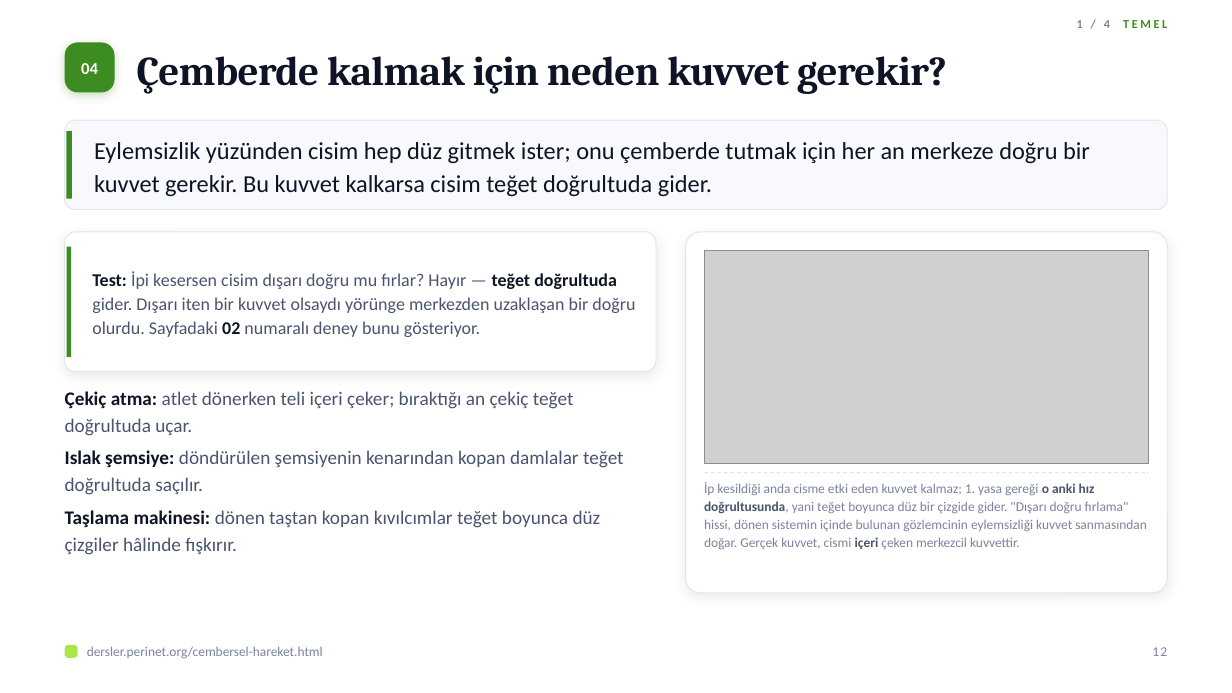
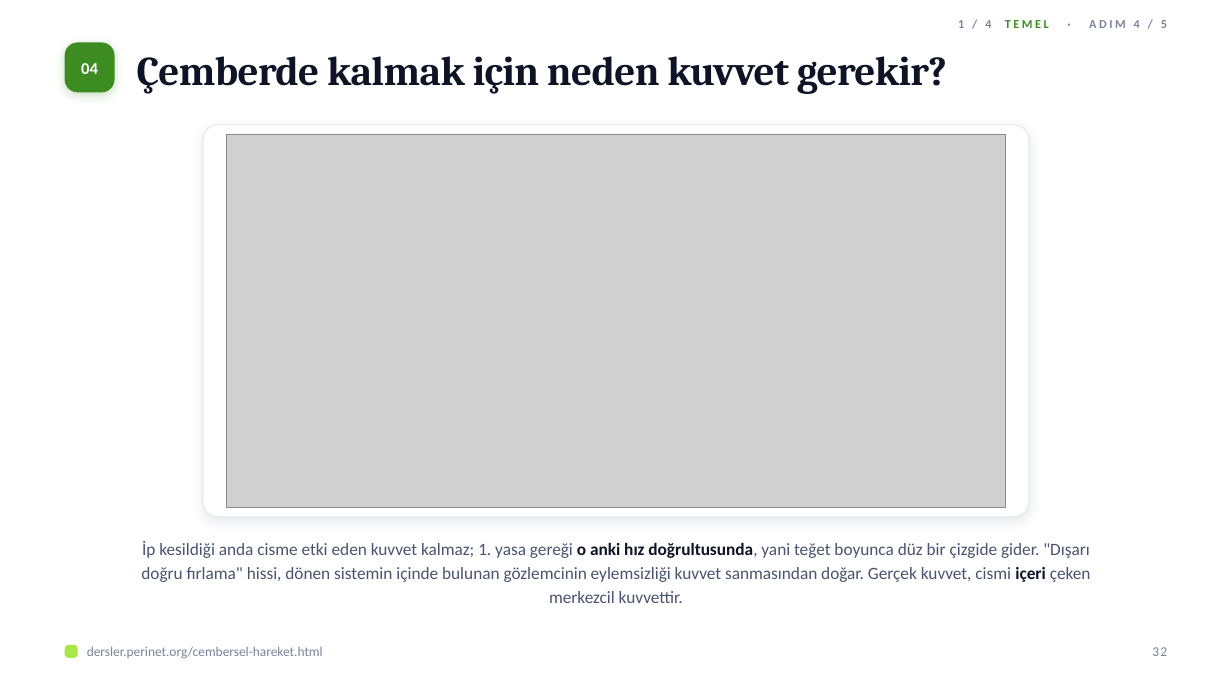
Before and after one commit to elestirmen/dersler, a slide deck: slide 32 of dist/sunum/cembersel-hareket.pptx (slide 12 before the commit). Drawn at 1232x693 pixels with LibreOffice and Linux fonts; fonts in the diff are those of the drawing; grey boxes stand for pictures. Boxes give left, top, right and bottom in pixels: in the first picture for what was removed or moved away, otherwise in the second. Text is boxed around its words. In the diff, an @@ line names an element or a change of style, - is before the commit and + after.

```diff
--- a/dist/sunum/cembersel-hareket.pptx
+++ b/dist/sunum/cembersel-hareket.pptx
@@ text at (958,20,1167,28): text changed; text colour #3C8C21 to #7B849E @@
-1 / 4 TEMEL
+1 / 4 TEMEL · ADIM 4 / 5
@@ rounded rectangle removed at (65,120,1167,210) @@
@@ rectangle removed at (67,131,72,199) @@
@@ text removed at (94,142,1090,197) @@
-Eylemsizlik yüzünden cisim hep düz gitmek ister; onu çemberde tutmak için her an merkeze doğru bir kuvvet gerekir. Bu kuvvet kalkarsa cisim teğet doğrultuda gider.
@@ rounded rectangle: place and size @@
-rounded rectangle at (686,232,1167,593)
+rounded rectangle at (203,125,1030,517)
@@ rounded rectangle at (203,125,1030,517): proportions changed @@
@@ picture added at (226,134,1006,507) @@
@@ rounded rectangle removed at (65,232,656,372) @@
@@ rectangle removed at (67,247,71,357) @@
@@ picture removed at (704,250,1149,464) @@
@@ text removed at (92,271,635,337) @@
-Test: İpi kesersen cisim dışarı doğru mu fırlar? Hayır — teğet doğrultuda gider. Dışarı iten bir kuvvet olsaydı yörünge merkezden uzaklaşan bir doğru olurdu. Sayfadaki 02 numaralı deney bunu gösteriyor.
@@ text removed at (65,391,624,555) @@
-▪ Çekiç atma: atlet dönerken teli içeri çeker; bıraktığı an çekiç teğet doğrultuda uçar.
-▪ Islak şemsiye: döndürülen şemsiyenin kenarından kopan damlalar teğet doğrultuda saçılır.
-▪ Taşlama makinesi: dönen taştan kopan kıvılcımlar teğet boyunca düz çizgiler hâlinde fışkırır.
@@ line removed from (704, 473) to (1149, 473) @@
@@ text "İp kesildiği anda cisme etki ...": place and size @@
-text "İp kesildiği anda cisme etki ..." at (704,482,1147,550)
+text "İp kesildiği anda cisme etki ..." at (141,541,1091,603)
@@ text "İp kesildiği anda cisme etki ..." at (141,541,1091,603): size 10.5 to 13.5 pt; text colour #7B849E to #4A5470 in "İp kesildiği anda cisme etki eden kuvvet ..."; text colour #4A5470 to #0E1426 in "o anki hız doğrultusunda, içeri"; alignment left to centre; line spacing 1.12 to 1.15 @@
@@ text at (1152,647,1167,656): text changed @@
-12
+32
```
Also in this commit, not shown: 28 other slides changed, 92 slides added, 8 slides removed, 22 other files.
